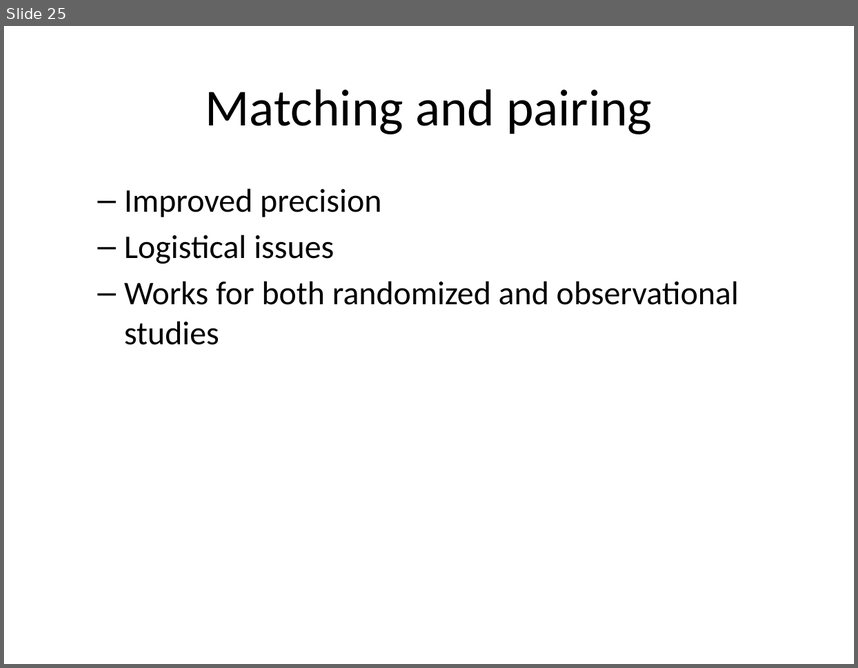
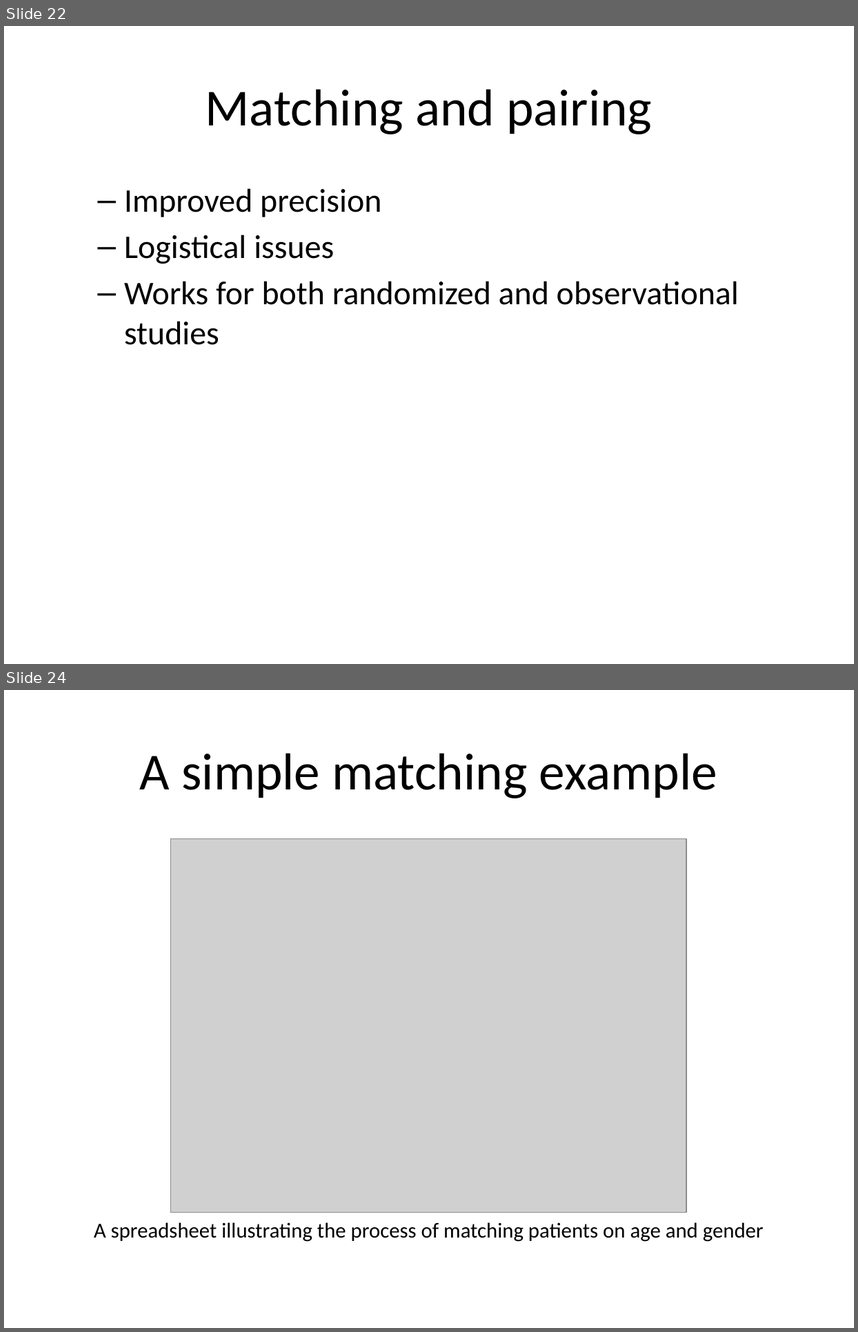
Before and after one commit to classes-medb/5510, a slide deck: src/video-08-sampling.pptx. Shown one above the other, each under a label of ours: slide 25 before the commit, slides 22 and 24 after it; the slides between them are not shown. The pictures are 858x668 and 858x1332 pixels, drawn with LibreOffice and Linux fonts; fonts in the diff are those of the drawing; grey boxes stand for pictures. Boxes give left, top, right and bottom in pixels: in the first picture for what was removed or moved away, otherwise in the second. Text is boxed around its words. In the diff, an @@ line names an element or a change of style, - is before the commit and + after.

```diff
--- a/src/video-08-sampling.pptx
+++ b/src/video-08-sampling.pptx
@@ slide 24 added at (4,690,854,1328), background #FFFFFF @@
@@ title added at (140,753,717,798), 44 pt, text #000000 @@
+A simple matching example
@@ picture added at (170,839,686,1212) @@
@@ text added at (94,1222,764,1241), 18 pt, text #000000 @@
+A spreadsheet illustrating the process of matching patients on age and gender
@@ what was slide 25 is now slide 22 @@
```
Also in this commit, not shown: 6 slides changed, 1 other slide added, 3 slides removed, 3 other files.
